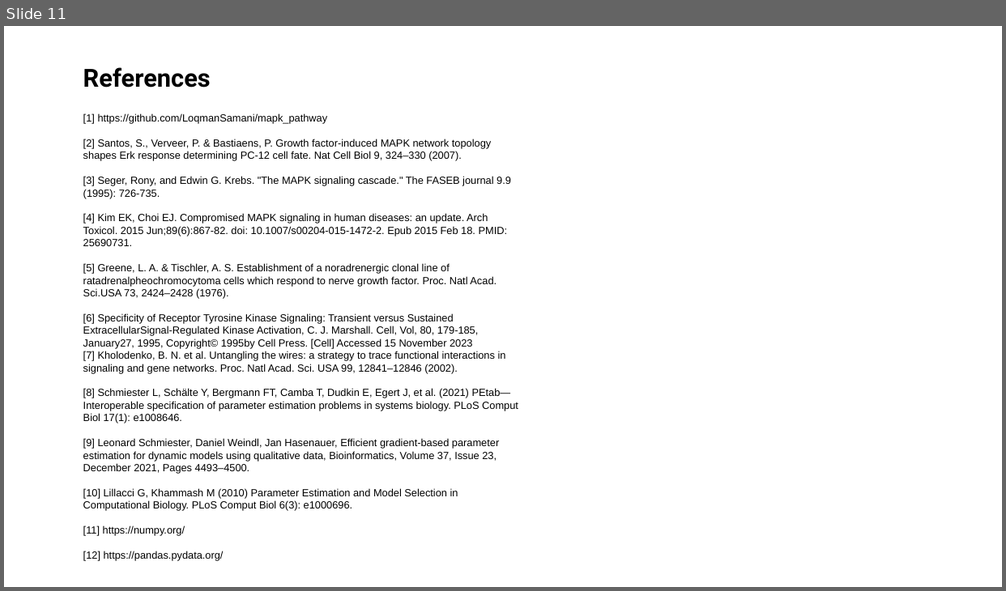
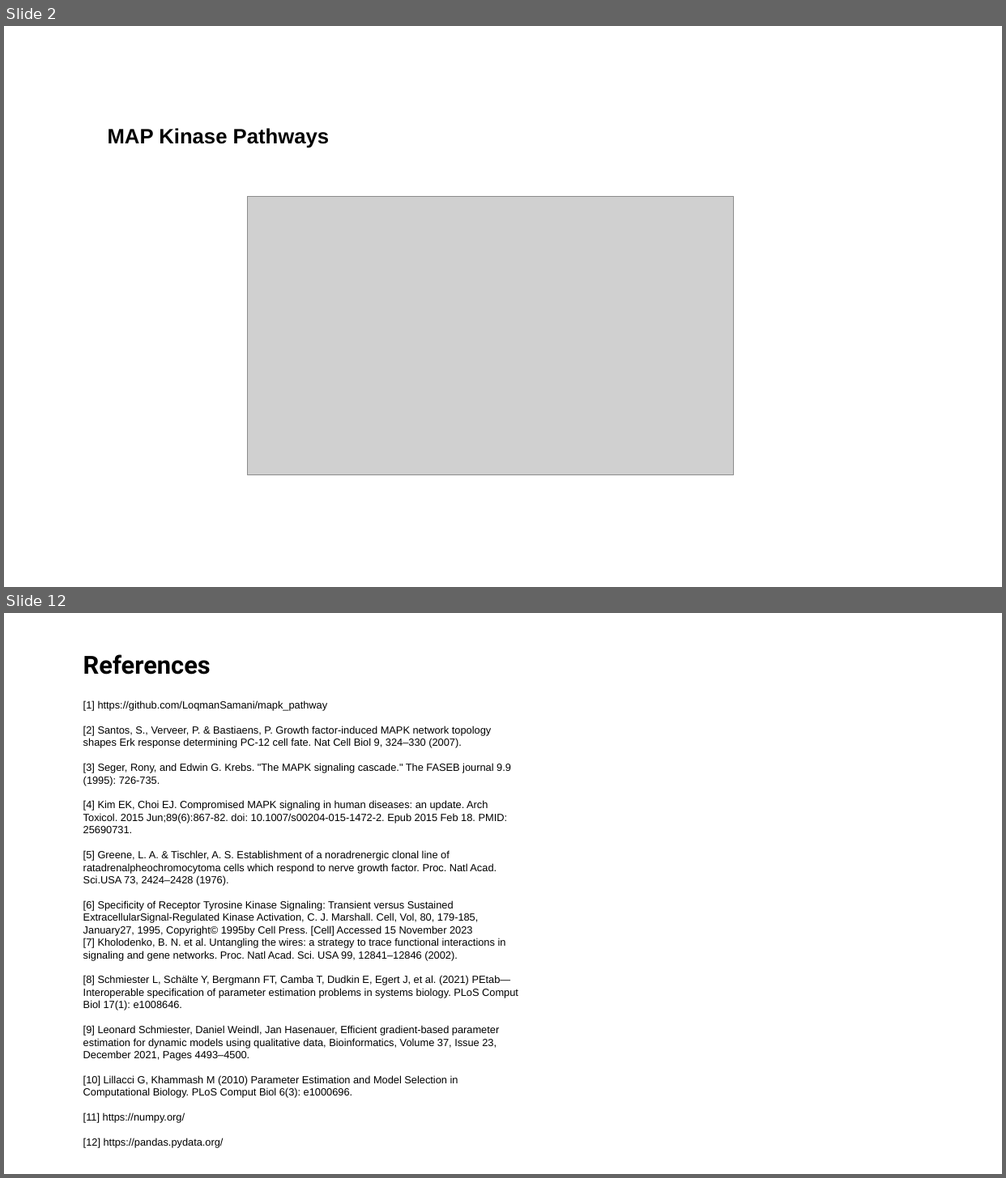
Before and after one commit to LoqmanSamani/mapk-pathway, a slide deck: article/presentation .odp. Shown one above the other, each under a label of ours: slide 11 before the commit, slides 2 and 12 after it; the slides between them are not shown. The pictures are 1006x591 and 1006x1178 pixels, drawn with LibreOffice and Linux fonts; fonts in the diff are those of the drawing; grey boxes stand for pictures. Boxes give left, top, right and bottom in pixels: in the first picture for what was removed or moved away, otherwise in the second. Text is boxed around its words. In the diff, an @@ line names an element or a change of style, - is before the commit and + after.

```diff
--- a/article/presentation .odp
+++ b/article/presentation .odp
@@ slide 2 added at (4, 26, 1002, 587), background #FFFFFF @@
@@ text added at (108, 128, 330, 148), 20 pt, text #000000, bold @@
+MAP Kinase Pathways
@@ picture added at (247, 196, 734, 476) @@
@@ what was slide 11 is now slide 12 @@
```
Also in this commit, not shown: 10 slides changed.
